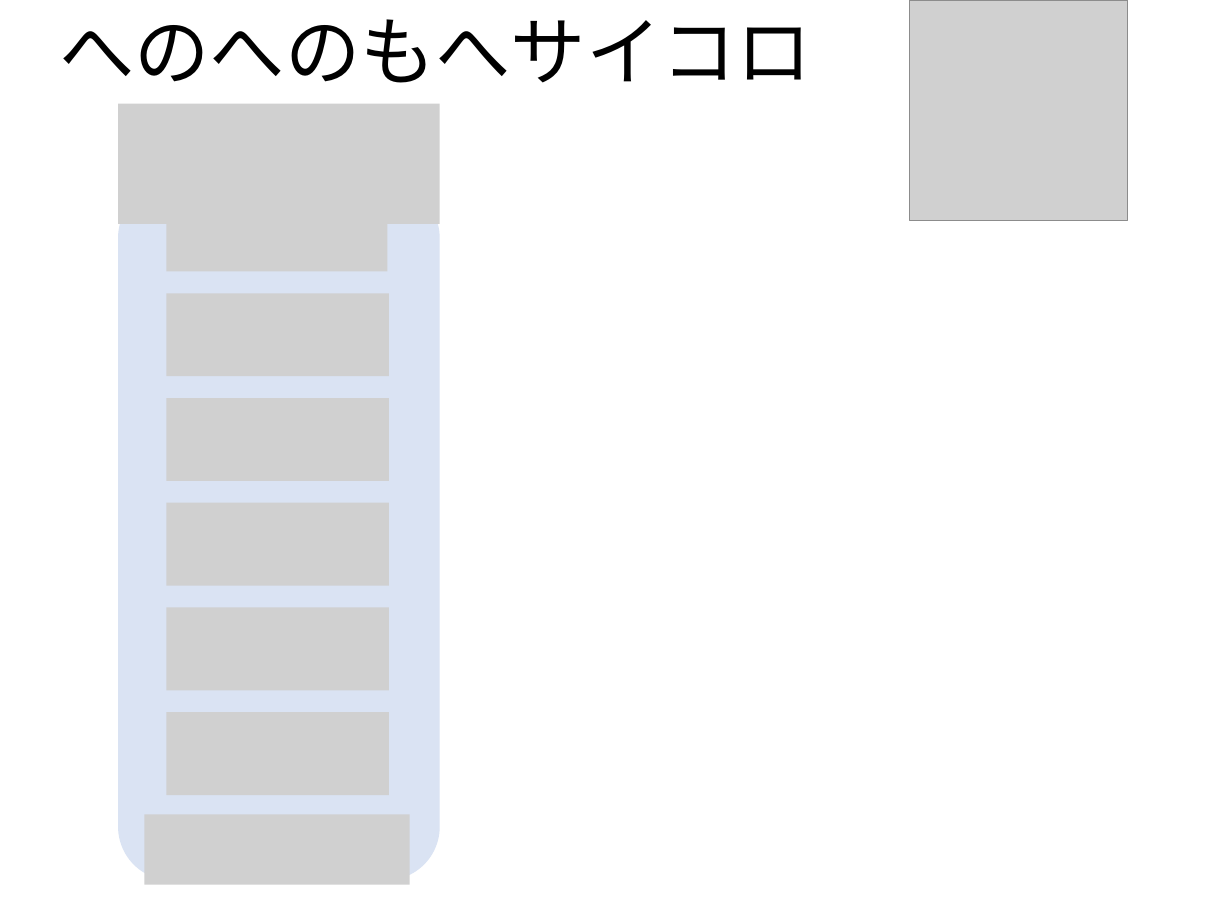
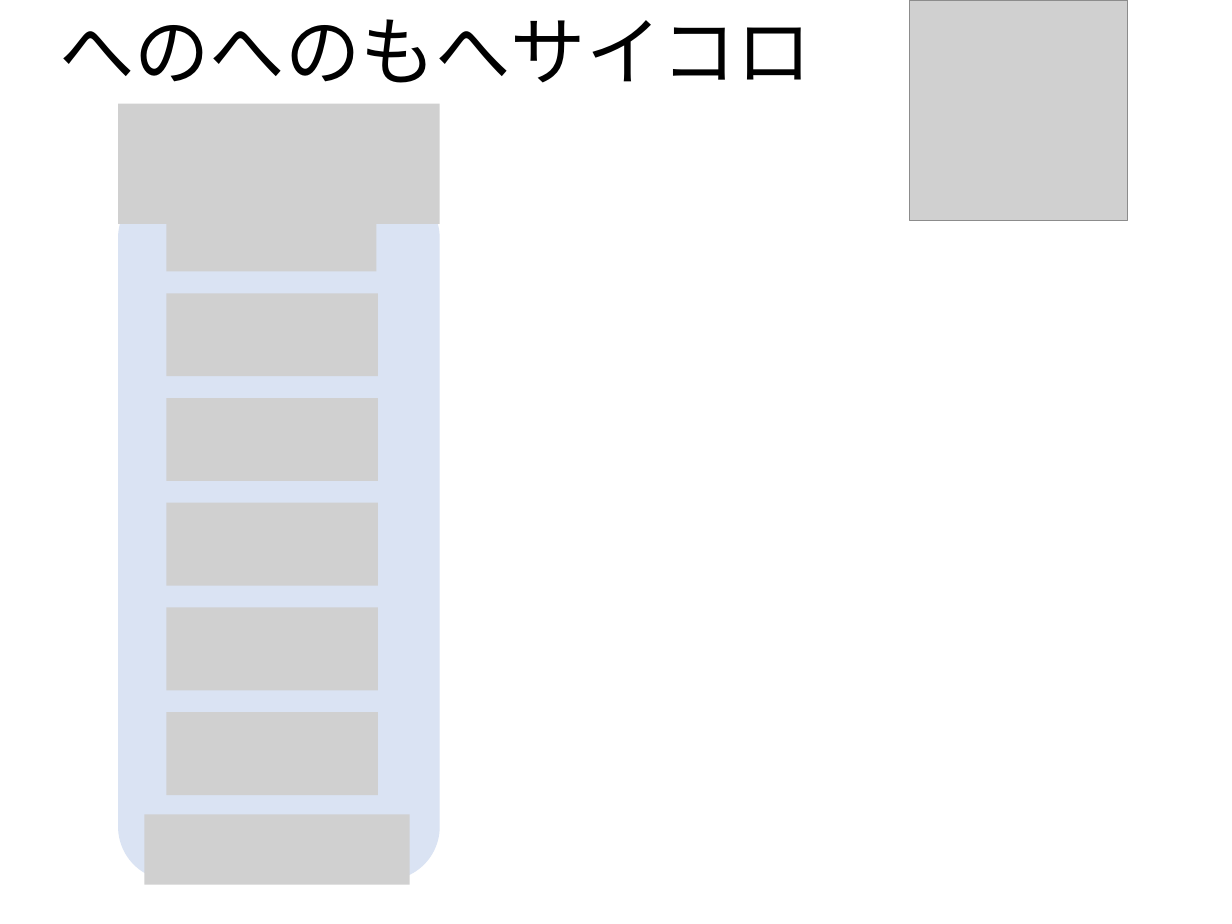
Before and after one commit to kilometer0101/TokyoR79, a slide deck: slide 5 of TokyoR79.pptx. Drawn at 1232x924 pixels with LibreOffice and Linux fonts; fonts in the diff are those of the drawing; grey boxes stand for pictures. Boxes give left, top, right and bottom in pixels: in the first picture for what was removed or moved away, otherwise in the second. Text is boxed around its words. In the diff, an @@ line names an element or a change of style, - is before the commit and + after.

```diff
--- a/TokyoR79.pptx
+++ b/TokyoR79.pptx
@@ picture: place and size @@
-picture at bbox=[166, 188, 387, 271]
+picture at bbox=[166, 188, 376, 271]
@@ picture: place and size @@
-picture at bbox=[166, 293, 389, 376]
+picture at bbox=[166, 293, 378, 376]
@@ picture: place and size @@
-picture at bbox=[166, 398, 389, 480]
+picture at bbox=[166, 398, 378, 480]
@@ picture: place and size @@
-picture at bbox=[166, 503, 389, 585]
+picture at bbox=[166, 503, 378, 585]
@@ picture: place and size @@
-picture at bbox=[166, 607, 389, 690]
+picture at bbox=[166, 607, 378, 690]
@@ picture: place and size @@
-picture at bbox=[166, 712, 389, 795]
+picture at bbox=[166, 712, 378, 795]
```
Also in this commit, not shown: 7 other slides changed, 25 slides added, 1 slide removed, 2 other files.
